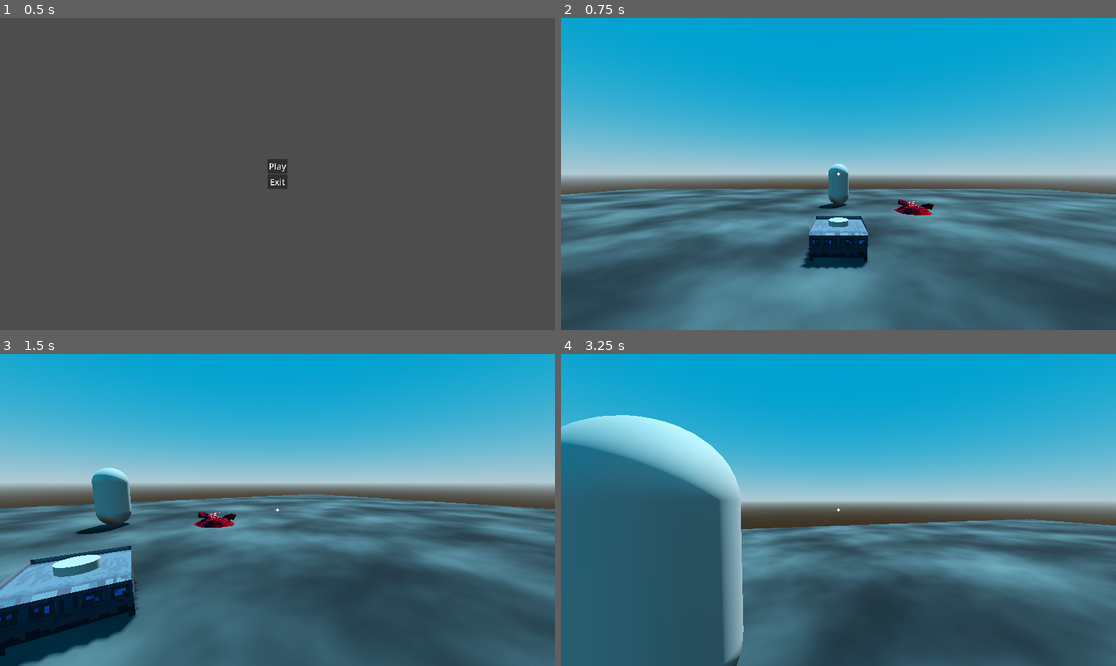
Above: before the commit, frames 1-4 (two rows, left to right).
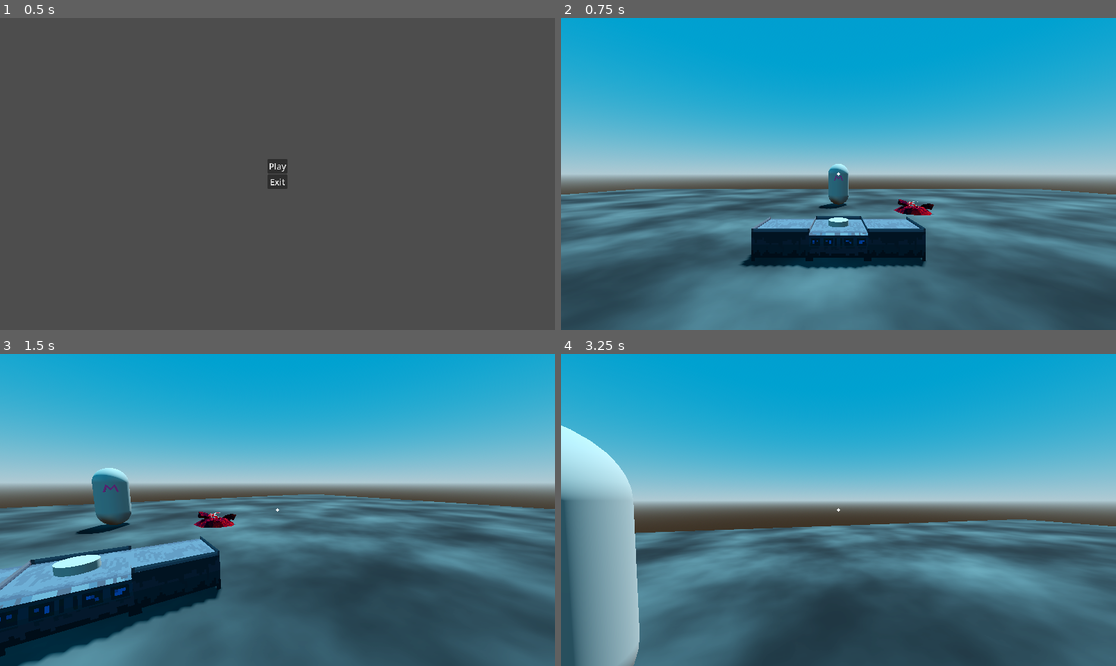
Above: after the commit, the same moments.

Repository: ZsoltHevesi/spooky-cooking-sim
Game: Godot game, scene res://_Scenes/main_menu.tscn
Same seed, same stepped clock (60 frames per second), same inputs: the game is played once before the commit and once after it.
Inputs (mouse positions are in pixels of both pictures, inside the frame that each line leads up to):
- Up to frame 1 (0.5 s): no input
- Up to frame 2 (0.75 s): click "Play" at 0.5 s
- Up to frame 3 (1.5 s): tap Enter at 1.25 s; move the mouse to (305, 510) at 1.27 s; press the mouse at (305, 510) at 1.28 s; hold W (move_forward) from 1.28 s (still down)
- Up to frame 4 (3.25 s): keep holding W (move_forward); move the mouse to (810, 510) at 2.02 s; release the mouse at (810, 510) at 2.03 s; right-click (810, 510) at 2.1 s; move the mouse to (849, 503) at 2.77 s; press the mouse at (849, 503) at 2.78 s

Frame 1 is identical in both runs. In frame 2, 3.2% of the frame differs, in the area x 32-66%, y 50-80%; in frame 3, 3.5%; in frame 4, 25%, in the area x 0-100%, y 19-100%.

Commit message:
Market plier enhancement

Diff:
--- a/_Scenes/stove.gd
+++ b/_Scenes/stove.gd
@@ -8,8 +8,8 @@
 var mouse = Vector2()
 const DIST = 1000
 const FIXED_Y = 0.65
-var top_bun = load("res://_Scenes/burger_top_bun.tscn")
-var top_bun_instance
+#var top_bun = load("res://_Scenes/burger_top_bun.tscn")
+#var top_bun_instance
 
 func _ready() -> void:
 	set_physics_process(false)
--- a/_Scenes/stove.tscn
+++ b/_Scenes/stove.tscn
@@ -10,7 +10,10 @@
 texture_filter = 0
 
 [sub_resource type="BoxShape3D" id="BoxShape3D_jtq5t"]
-size = Vector3(1, 0.5, 1)
+size = Vector3(1, 0.5, 2)
+
+[sub_resource type="BoxShape3D" id="BoxShape3D_51fhe"]
+size = Vector3(0.4, 0.175488, 0.4)
 
 [node name="stove" type="StaticBody3D"]
 collision_layer = 4
@@ -23,11 +26,30 @@
 material_override = SubResource("StandardMaterial3D_qax8x")
 mesh = ExtResource("1_r1tfd")
 
+[node name="MeshInstance3D2" type="MeshInstance3D" parent="."]
+transform = Transform3D(-1, 0, -8.74228e-08, 0, 1, 0, 8.74228e-08, 0, -1, 0, 0, 1)
+layers = 2
+material_override = SubResource("StandardMaterial3D_qax8x")
+mesh = ExtResource("1_r1tfd")
+
+[node name="MeshInstance3D3" type="MeshInstance3D" parent="."]
+transform = Transform3D(-1, 0, -8.74228e-08, 0, 1, 0, 8.74228e-08, 0, -1, 0, 0, -1)
+layers = 2
+material_override = SubResource("StandardMaterial3D_qax8x")
+mesh = ExtResource("1_r1tfd")
+
 [node name="CollisionShape3D" type="CollisionShape3D" parent="."]
-transform = Transform3D(1, 0, 0, 0, 1, 0, 0, 0, 1, 0, 0.25, 0)
+transform = Transform3D(1, 0, 0, 0, 1, 0, 0, 0, 1, 0, 0.25, 0.5)
 shape = SubResource("BoxShape3D_jtq5t")
 
 [node name="Camera3D" type="Camera3D" parent="."]
-transform = Transform3D(-4.37114e-08, 0.573576, -0.819152, 0, 0.819152, 0.573576, 1, 2.50718e-08, -3.58063e-08, -0.75, 1, 0)
+transform = Transform3D(-4.37114e-08, 0.573576, -0.819152, 0, 0.819152, 0.573576, 1, 2.50718e-08, -3.58063e-08, -1.15, 1.2, 0)
+
+[node name="BurgerConstructor" type="Area3D" parent="."]
+transform = Transform3D(1, 0, 0, 0, 1, 0, 0, 0, 1, 0, 0.501478, 0)
+
+[node name="CollisionShape3D" type="CollisionShape3D" parent="BurgerConstructor"]
+transform = Transform3D(1, 0, 0, 0, 1, 0, 0, 0, 1, 0, 0.0867676, 0)
+shape = SubResource("BoxShape3D_51fhe")
 
 [connection signal="interacted" from="." to="." method="_on_interacted"]
--- a/customers/customer.tscn
+++ b/customers/customer.tscn
@@ -1,10 +1,19 @@
-[gd_scene load_steps=4 format=3 uid="uid://ds310i3gdkayf"]
+[gd_scene load_steps=7 format=3 uid="uid://ds310i3gdkayf"]
 
 [ext_resource type="Script" path="res://customers/customer.gd" id="1_g62xo"]
 
 [sub_resource type="CapsuleMesh" id="CapsuleMesh_hjdef"]
 
 [sub_resource type="CapsuleShape3D" id="CapsuleShape3D_hxqsd"]
+
+[sub_resource type="BoxMesh" id="BoxMesh_f86nl"]
+size = Vector3(0.05, 0.05, 0.25)
+
+[sub_resource type="StandardMaterial3D" id="StandardMaterial3D_ye5ky"]
+albedo_color = Color(1, 0.253355, 0.570839, 1)
+
+[sub_resource type="BoxMesh" id="BoxMesh_lrevd"]
+size = Vector3(0.05, 0.05, 0.17)
 
 [node name="customer" type="CharacterBody3D"]
 transform = Transform3D(1, 0, 0, 0, 1, 0, 0, 0, 1, 0, 1, 0)
@@ -20,4 +29,24 @@
 [node name="CollisionShape3D" type="CollisionShape3D" parent="."]
 shape = SubResource("CapsuleShape3D_hxqsd")
 
+[node name="MeshInstance3D3" type="MeshInstance3D" parent="."]
+transform = Transform3D(0.166646, 0.927474, -0.334696, -0.0451881, 0.34627, 0.937046, 0.984981, -0.141031, 0.0996153, 0.139118, 0.305201, 0.472758)
+mesh = SubResource("BoxMesh_f86nl")
+surface_material_override/0 = SubResource("StandardMaterial3D_ye5ky")
+
+[node name="MeshInstance3D4" type="MeshInstance3D" parent="."]
+transform = Transform3D(0.167622, -0.927533, 0.334044, 0.0448945, 0.345669, 0.937282, -0.984829, -0.142113, 0.099583, -0.139, 0.305, 0.473)
+mesh = SubResource("BoxMesh_f86nl")
+surface_material_override/0 = SubResource("StandardMaterial3D_ye5ky")
+
+[node name="MeshInstance3D5" type="MeshInstance3D" parent="."]
+transform = Transform3D(-4.28271e-08, -0.748446, -0.663195, 8.74754e-09, 0.663195, -0.748447, 1, -3.78552e-08, -2.18557e-08, 0.0469116, 0.33279, 0.481)
+mesh = SubResource("BoxMesh_lrevd")
+surface_material_override/0 = SubResource("StandardMaterial3D_ye5ky")
+
+[node name="MeshInstance3D6" type="MeshInstance3D" parent="."]
+transform = Transform3D(-4.37114e-08, 0.748955, -0.66262, 0, 0.66262, 0.748956, 1, 3.27379e-08, -2.8964e-08, -0.047, 0.333, 0.481)
+mesh = SubResource("BoxMesh_lrevd")
+surface_material_override/0 = SubResource("StandardMaterial3D_ye5ky")
+
 [connection signal="interacted" from="." to="." method="_on_interacted"]
Not shown: 1 places in _Scenes/stove.tscn that only renumber resources
